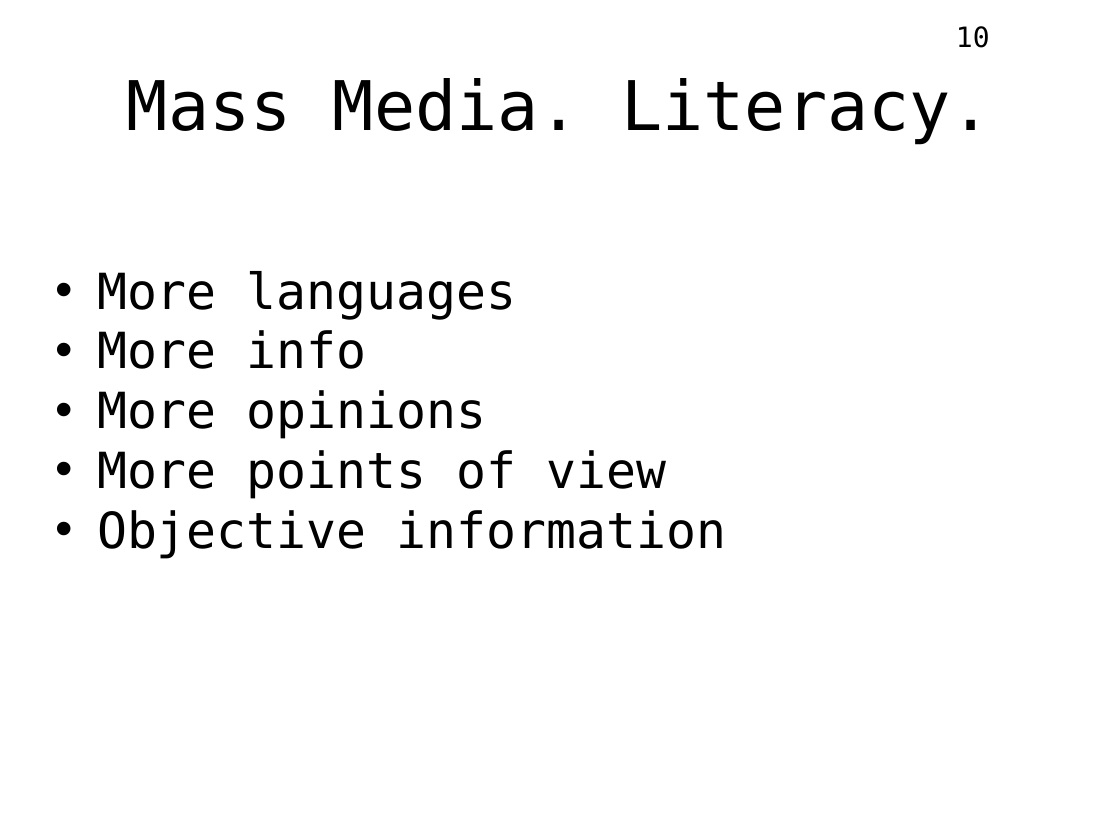
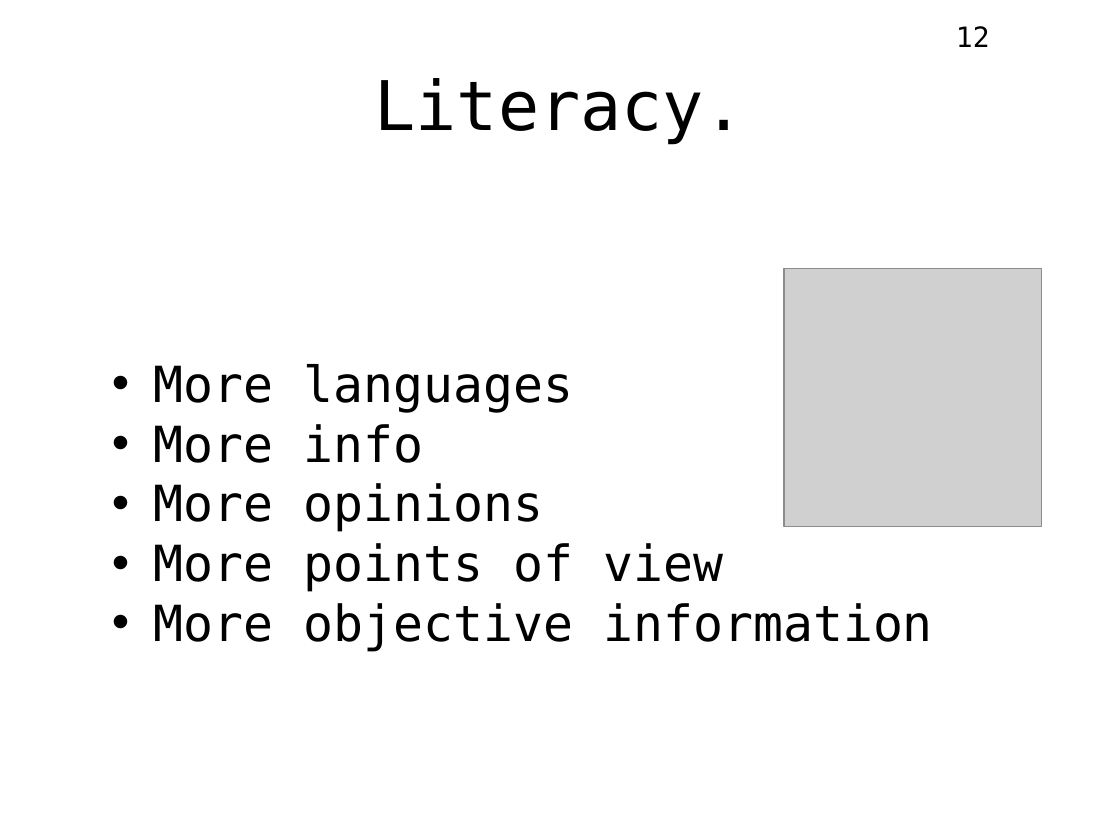
Before and after one commit to konstunn/eng, a slide deck: slide 12 of sem2/eng4tech/english4techmakers.odp (slide 10 before the commit). Drawn at 1120x840 pixels with LibreOffice and Linux fonts; fonts in the diff are those of the drawing; grey boxes stand for pictures. Boxes give left, top, right and bottom in pixels: in the first picture for what was removed or moved away, otherwise in the second. Text is boxed around its words. In the diff, an @@ line names an element or a change of style, - is before the commit and + after.

```diff
--- a/sem2/eng4tech/english4techmakers.odp
+++ b/sem2/eng4tech/english4techmakers.odp
@@ page number at [956, 26, 990, 47]: text changed @@
-10
+12
@@ title at [374, 78, 745, 145]: text changed @@
-Mass Media. Literacy.
+Literacy.
@@ picture added at [784, 269, 1042, 526] @@
@@ text "More languages": place and size @@
-text "More languages" at [97, 271, 727, 559]
+text "More languages" at [154, 364, 933, 652]
@@ text at [154, 603, 933, 652]: text changed @@
-• Objective information
+• More objective information
```
Also in this commit, not shown: 9 other slides changed, 6 slides added, 2 slides removed, 34 other files.
